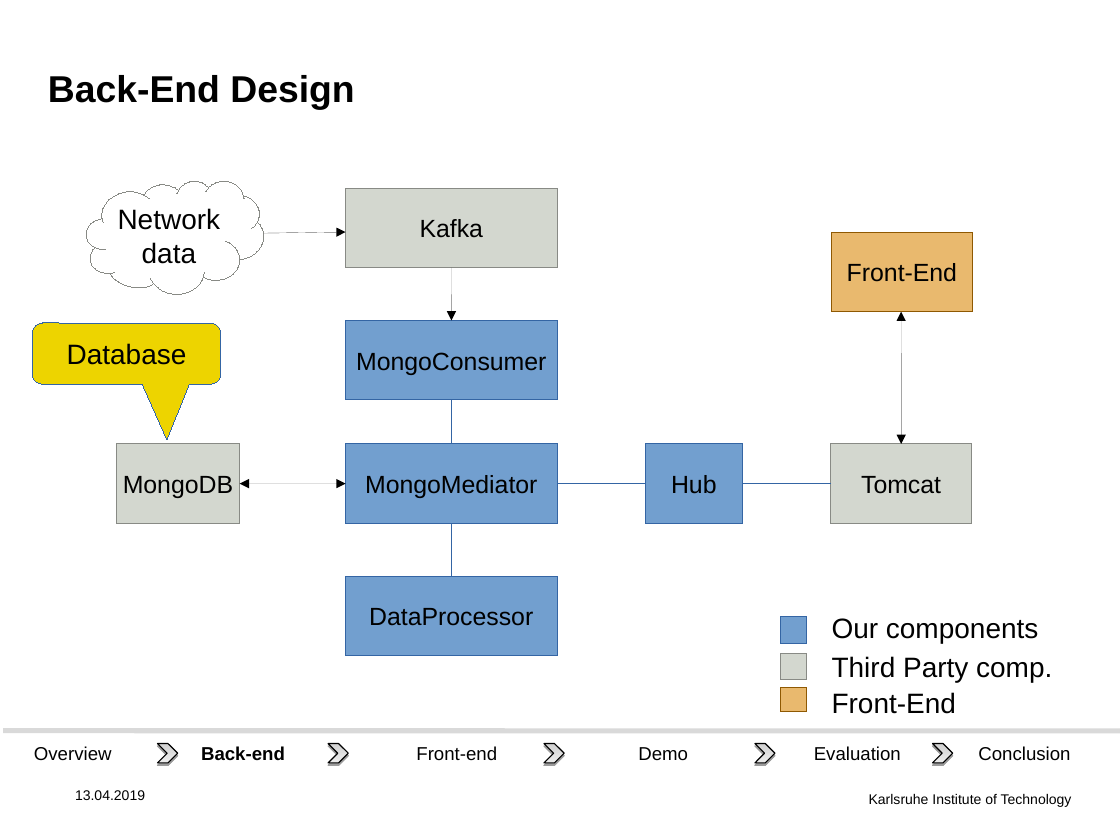
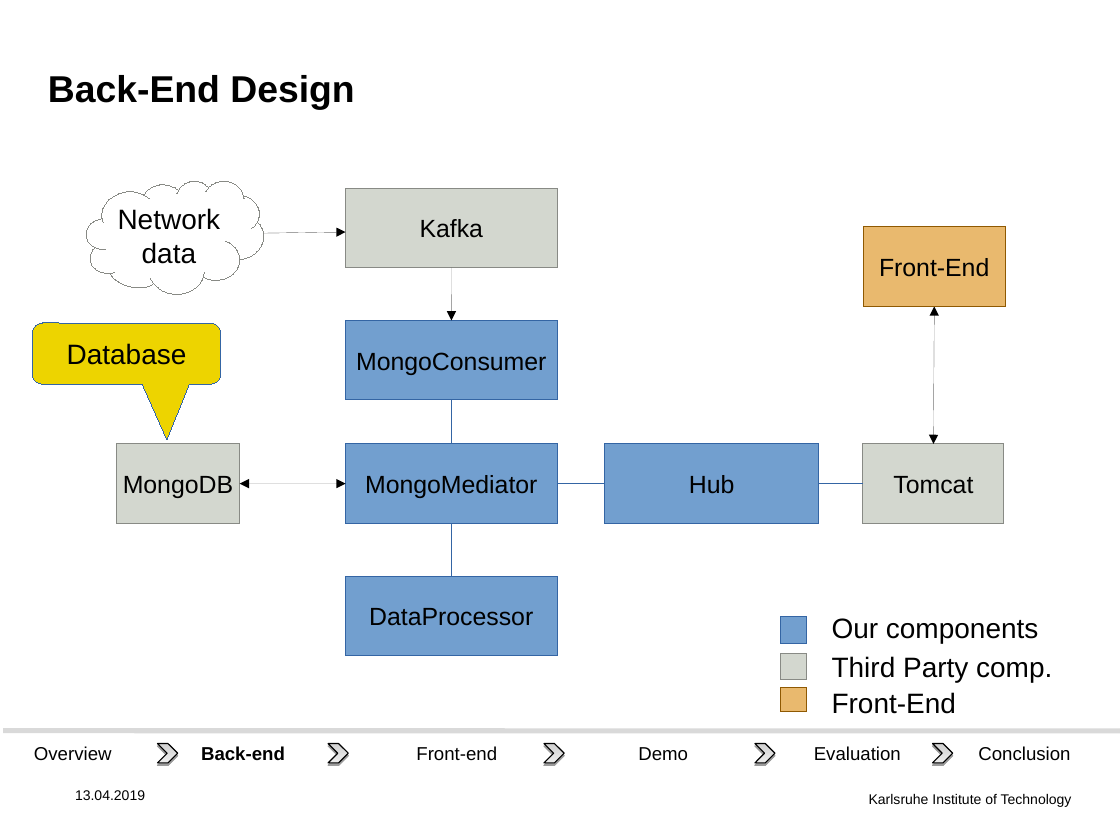
Before and after one commit to DHSTTOS/documents, a slide deck: slide 8 of final_presentation/final-pres3.odp. Drawn at 1120x840 pixels with LibreOffice and Linux fonts; fonts in the diff are those of the drawing; background and template pictures are left out. Boxes give left, top, right and bottom in pixels: in the first picture for what was removed or moved away, otherwise in the second. Text is boxed around its words. In the diff, an @@ line names an element or a change of style, - is before the commit and + after.

```diff
--- a/final_presentation/final-pres3.odp
+++ b/final_presentation/final-pres3.odp
@@ rectangle "Front-End": place and size @@
-rectangle "Front-End" at box(831, 232, 973, 311)
+rectangle "Front-End" at box(864, 227, 1006, 307)
@@ double arrow moved from (902, 311) - (902, 444) to (934, 307) - (933, 444) @@
@@ rectangle "Hub": place and size @@
-rectangle "Hub" at box(645, 444, 743, 523)
+rectangle "Hub" at box(605, 444, 819, 523)
@@ rectangle "Tomcat": place and size @@
-rectangle "Tomcat" at box(831, 444, 972, 523)
+rectangle "Tomcat" at box(862, 444, 1004, 523)
@@ elbow line moved from (743, 484) - (831, 484) to (819, 484) - (864, 484) @@
```
Also in this commit, not shown: 7 other slides changed.
